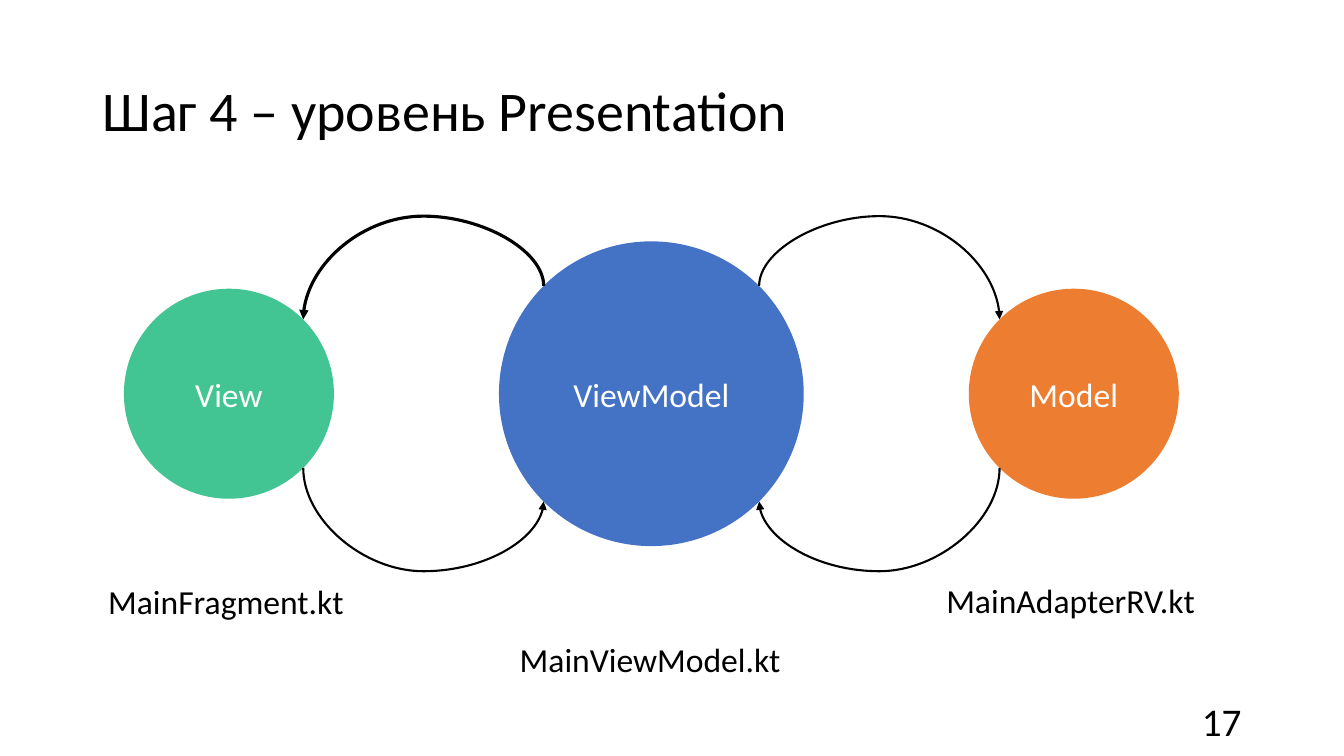
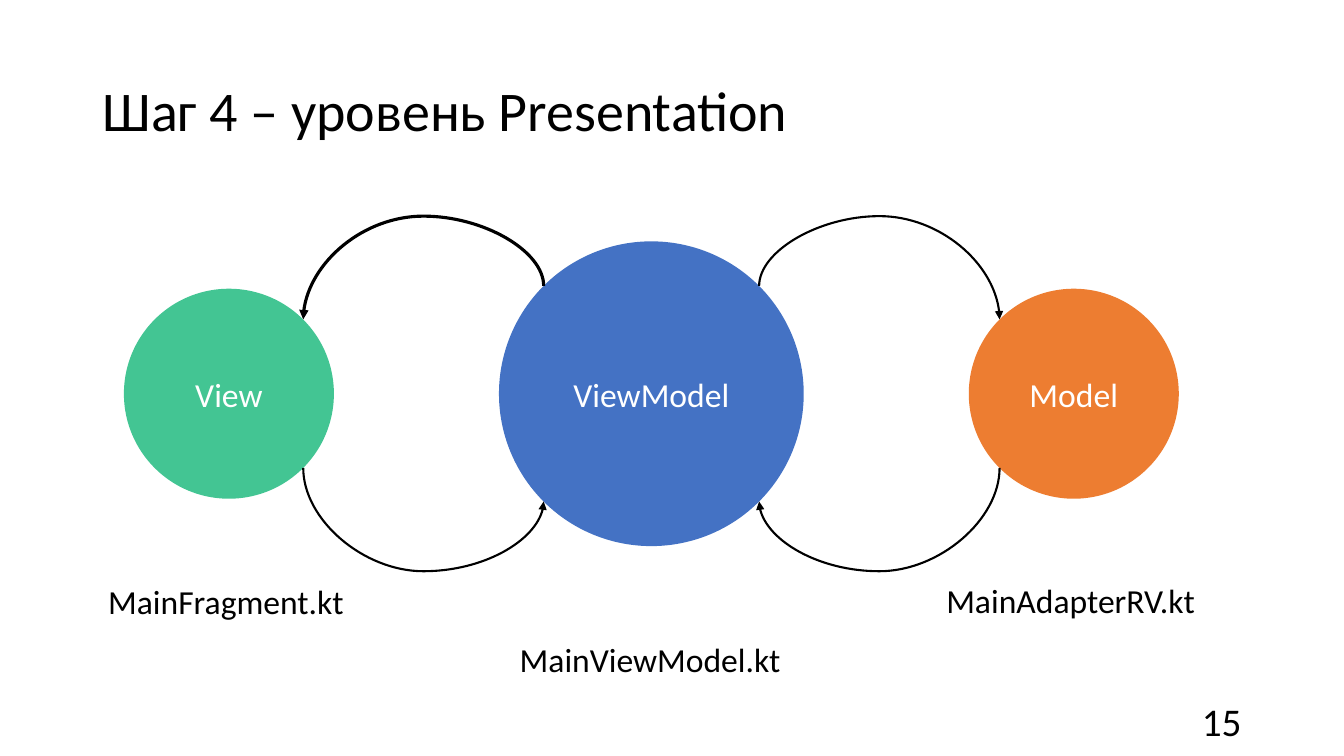
Before and after one commit to churakovra/graduateWork, a slide deck: slide 15 of product/vkr_pres_for_printing.pptx (slide 17 before the commit). Drawn at 1344x756 pixels with LibreOffice and Linux fonts; fonts in the diff are those of the drawing. Boxes give left, top, right and bottom in pixels: in the first picture for what was removed or moved away, otherwise in the second. Text is boxed around its words. In the diff, an @@ line names an element or a change of style, - is before the commit and + after.

```diff
--- a/product/vkr_pres_for_printing.pptx
+++ b/product/vkr_pres_for_printing.pptx
@@ text at (x1=1202, y1=710, x2=1242, y2=737): text changed @@
-17
+15
```
Also in this commit, not shown: 17 other slides changed, 3 slides added, 4 slides removed, 10 other files.
